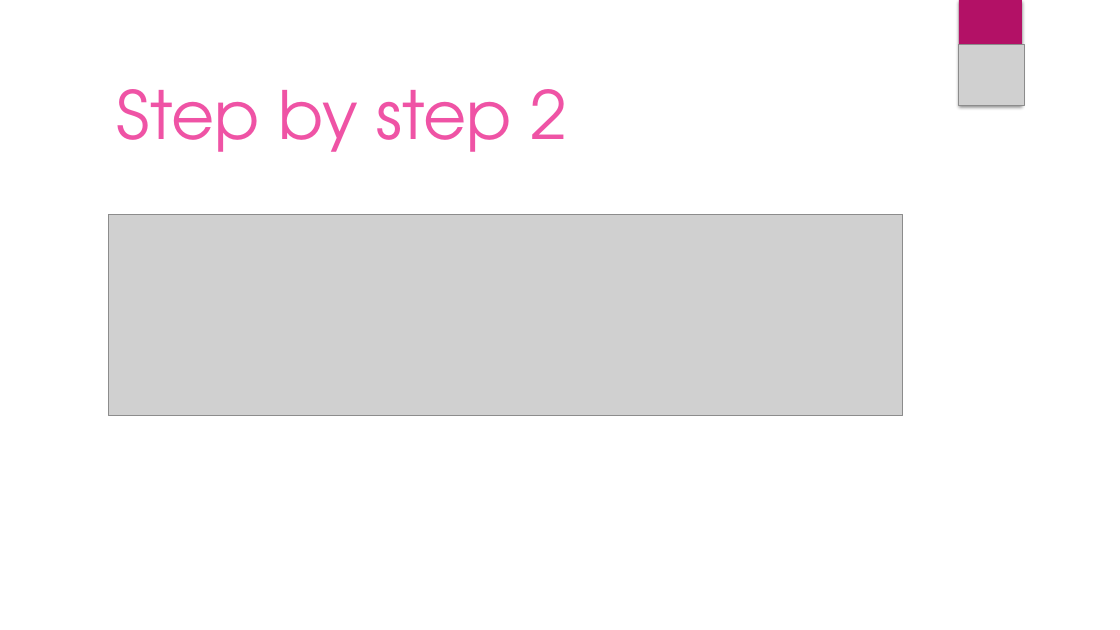
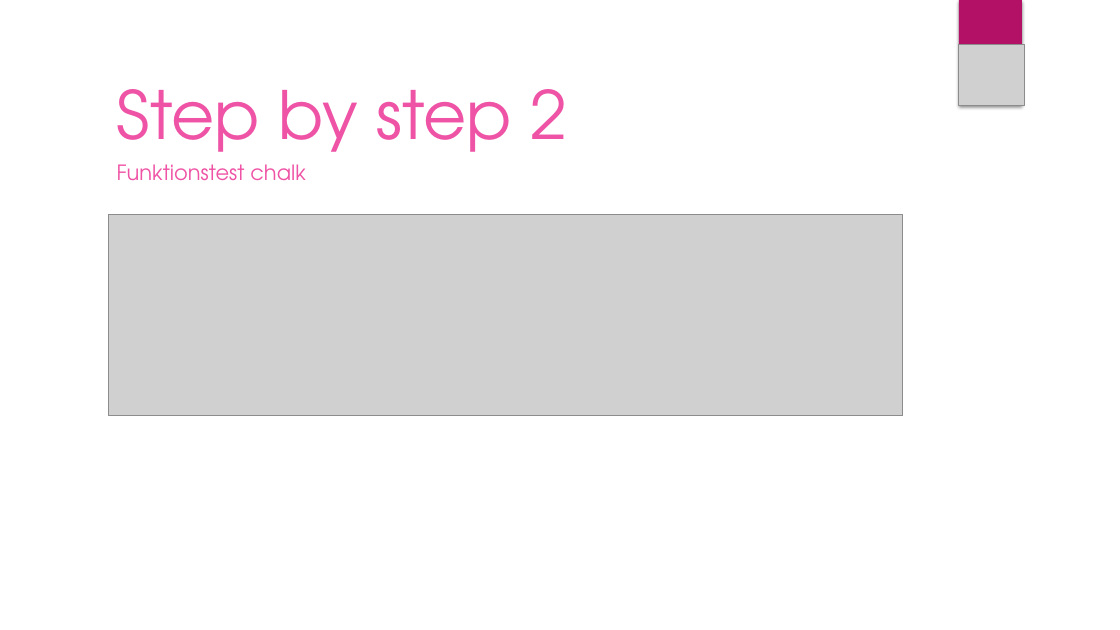
Before and after one commit to Tom-Necke/Dream-Team, a slide deck: slide 8 of Shorty by DreamTeam.pptx. Drawn at 1120x630 pixels with LibreOffice and Linux fonts; fonts in the diff are those of the drawing; grey boxes stand for pictures; background and template pictures are left out. Boxes give left, top, right and bottom in pixels: in the first picture for what was removed or moved away, otherwise in the second. Text is boxed around its words. In the diff, an @@ line names an element or a change of style, - is before the commit and + after.

```diff
--- a/Shorty by DreamTeam.pptx
+++ b/Shorty by DreamTeam.pptx
@@ text added at (x1=117, y1=164, x2=305, y2=180), 18 pt, text #EF53A5 @@
+Funktionstest chalk
```
Also in this commit, not shown: 8 other slides changed, 1 slide added, 1 slide removed, 2 other files.
